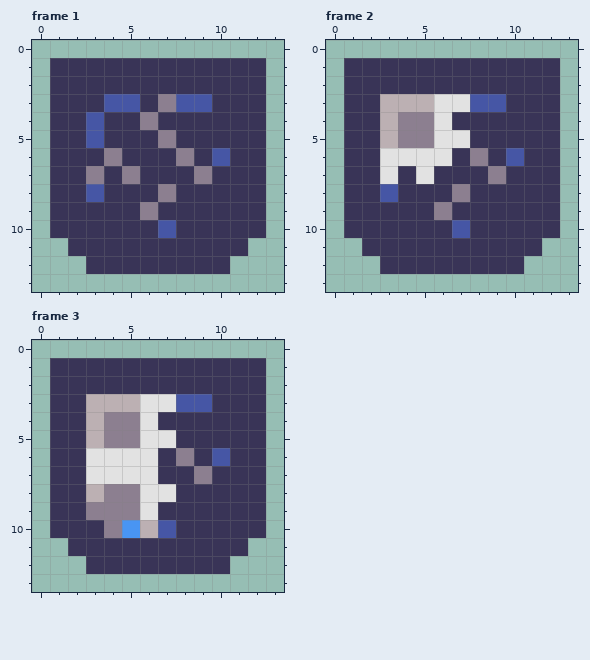
Two states of a pixel-art file, Art/Pip Shield UI.aseprite. The first picture shows the starting point.
14x14 pixels, 5 frames. Shown: frame 1, frame 2, frame 3. The commit also changed other frames, which this record leaves out.
Once edited:
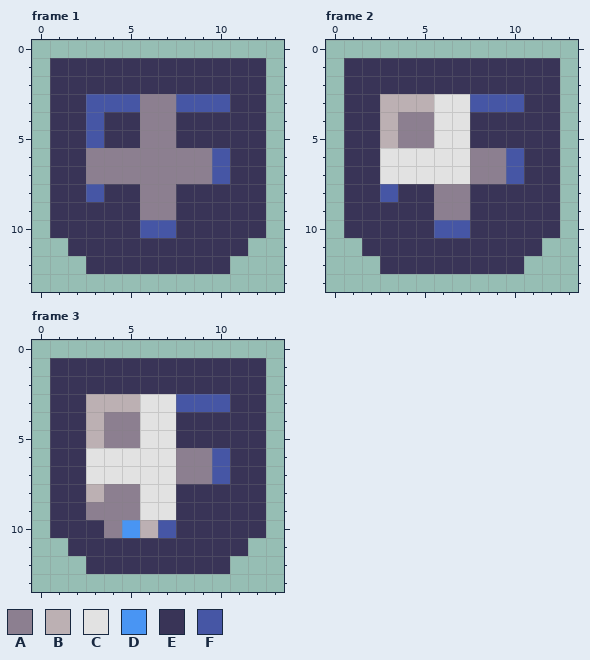
Palette (. is transparent): A #8c7f90  B #bcb0b3  C #e2e2e2  D #4995f3  E #393457  F #4656a5
From the commit log: starting on bonus shield but not done damage stuff!
The exact change:
layer "Layer 3" now hidden
Frame 1:
Colour A replaces colour E in row 3 at x 6; in row 4 at x 7; in row 5 at x 6; in row 6 at x 3, 5 to 7 and 9; in row 7 at x 4 and 6 to 8; in row 8 at x 6.
Colour A replaces colour E in row 9 at x 7.
Colour F replaces colour E in row 3 at x 3 and 10; in row 7 at x 10; in row 10 at x 6.
Frame 2:
Colour A replaces colour E in row 6 at x 9; in row 7 at x 8; in row 8 at x 6; in row 9 at x 7.
Colour C replaces colour E in row 4 at x 7; in row 6 at x 7; in row 7 at x 4 and 6 to 7.
Colour F replaces colour E in row 3 at x 10; in row 7 at x 10; in row 10 at x 6.
Frame 3:
Colour A replaces colour E in row 6 at x 9; in row 7 at x 8.
Colour C replaces colour E in row 4 at x 7; in rows 6 to 7 at x 7; in row 9 at x 7.
Colour F replaces colour E in row 3 at x 10; in row 7 at x 10.
Changed places in both pictures, as pixel boxes (x1, y1, x2, y2):
changed: (86, 94, 230, 238)
changed: (398, 94, 524, 238)
changed: (158, 394, 230, 520)
